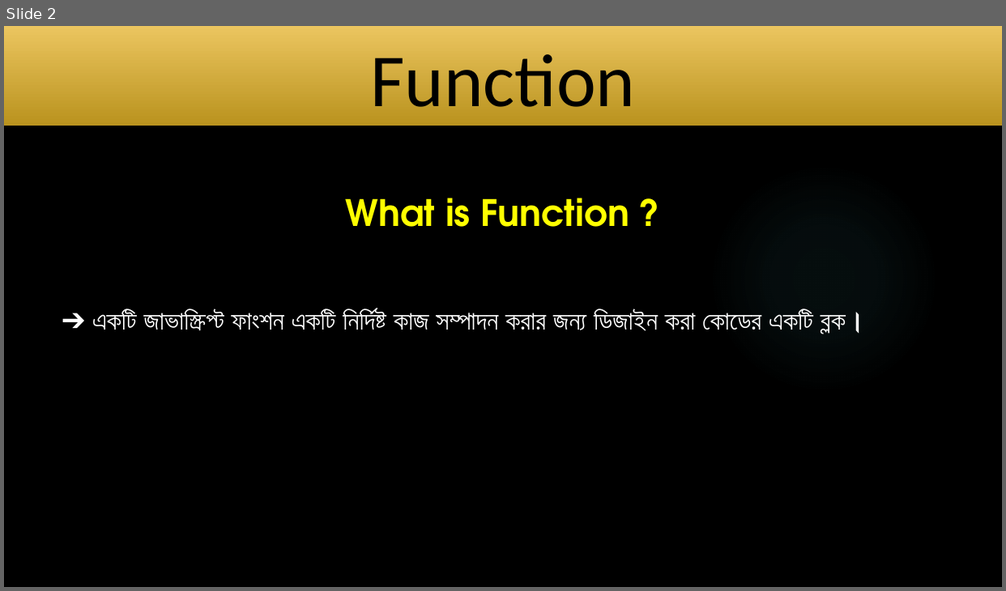
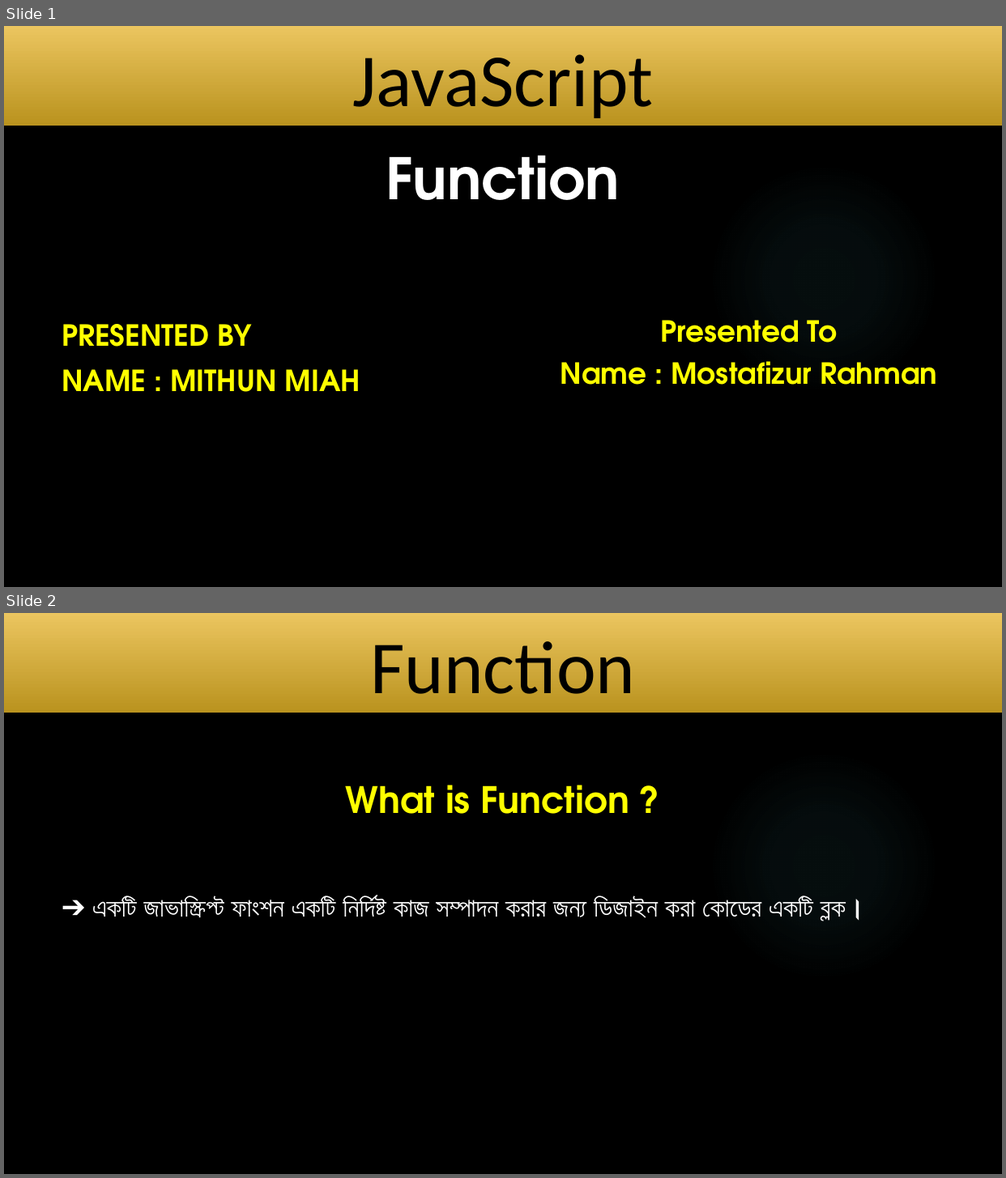
Before and after one commit to Mithun-Miah/Full-Stack-Assignment, a slide deck: JS Presentation File.pptx. Shown one above the other, each under a label of ours: slide 2 before the commit, slides 1 and 2 after it. The pictures are 1006x591 and 1006x1178 pixels, drawn with LibreOffice and Linux fonts; fonts in the diff are those of the drawing; background and template pictures are left out. Boxes give left, top, right and bottom in pixels: in the first picture for what was removed or moved away, otherwise in the second. Text is boxed around its words. In the diff, an @@ line names an element or a change of style, - is before the commit and + after.

```diff
--- a/JS Presentation File.pptx
+++ b/JS Presentation File.pptx
@@ slide 1 added at bbox=[4, 26, 1002, 587], background picture (left out); not listed: 2 template elements that a slide beside it also shows @@
@@ title added at bbox=[4, 26, 1002, 126], fill gradient #EBC65F to #BB941F, 72 pt, text #000000 @@
+JavaScript
@@ subtitle added at bbox=[386, 156, 620, 200], 55 pt, text #FFFFFF, bold @@
+Function
@@ text added at bbox=[62, 324, 360, 392], 28 pt, text #FFFF00, bold @@
+PRESENTED BY
+NAME : MITHUN MIAH
@@ text added at bbox=[560, 320, 937, 385], 28 pt, text #FFFF00, bold @@
+Presented To
+Name : Mostafizur Rahman
```
Also in this commit, not shown: 4 slides changed, 2 other slides added, 2 slides removed.
